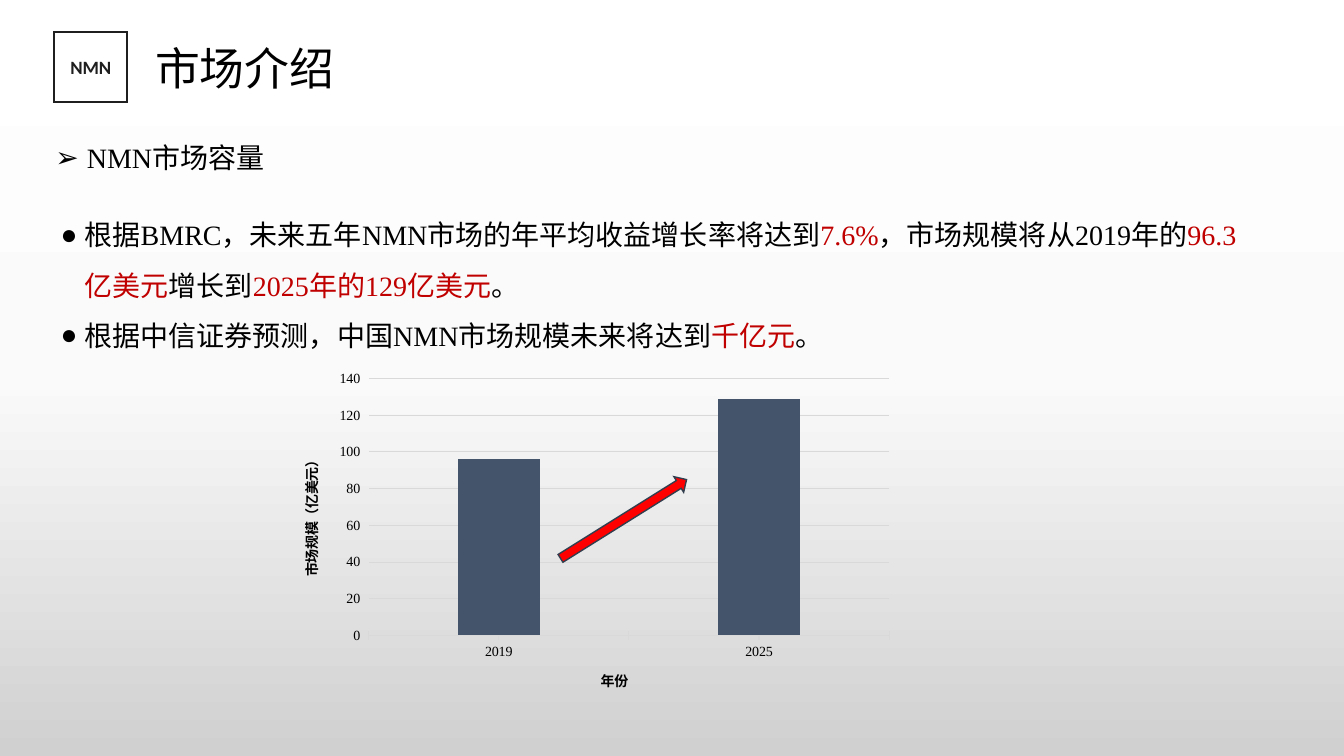
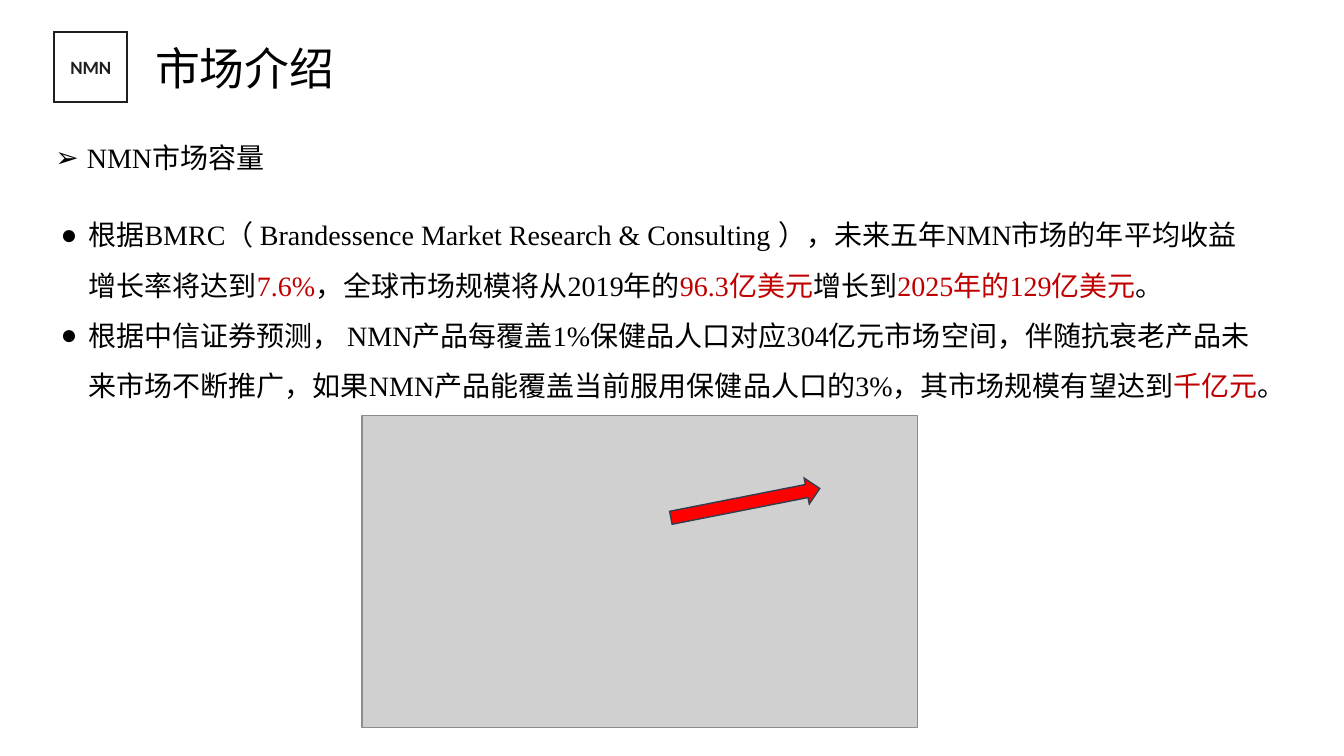
Before and after one commit to JuXue54/blockchain, a slide deck: slide 9 of temp/NMN商业计划书2.pptx. Drawn at 1344x756 pixels with LibreOffice and Linux fonts; fonts in the diff are those of the drawing; grey boxes stand for pictures; background and template pictures are left out. Boxes give left, top, right and bottom in pixels: in the first picture for what was removed or moved away, otherwise in the second. Text is boxed around its words. In the diff, an @@ line names an element or a change of style, - is before the commit and + after.

```diff
--- a/temp/NMN商业计划书2.pptx
+++ b/temp/NMN商业计划书2.pptx
@@ background gradient #FFFFFF to #FBFBFB to #D1D1D1 to #FFFFFF @@
@@ text at box(88, 221, 1285, 399): text changed @@
-● 根据BMRC，未来五年NMN市场的年平均收益增长率将达到7.6%，市场规模将从2019年的96.3亿美元增长到2025年的129亿美元。
-● 根据中信证券预测，中国NMN市场规模未来将达到千亿元。
+● 根据BMRC（ Brandessence Market Research & Consulting ），未来五年NMN市场的年平均收益增长率将达到7.6%，全球市场规模将从2019年的96.3亿美元增长到2025年的129亿美元。
+● 根据中信证券预测， NMN产品每覆盖1%保健品人口对应304亿元市场空间，伴随抗衰老产品未来市场不断推广，如果NMN产品能覆盖当前服用保健品人口的3%，其市场规模有望达到千亿元。
@@ column chart removed at box(279, 364, 901, 712) @@
-categories: 1, 2
-Series 1: 75, 100
@@ picture added at box(362, 415, 918, 728) @@
@@ right arrow at box(668, 476, 823, 531): rotation 328 to 348 degrees @@
```
Also in this commit, not shown: 23 other slides changed, 2 slides added, 2 slides removed.
